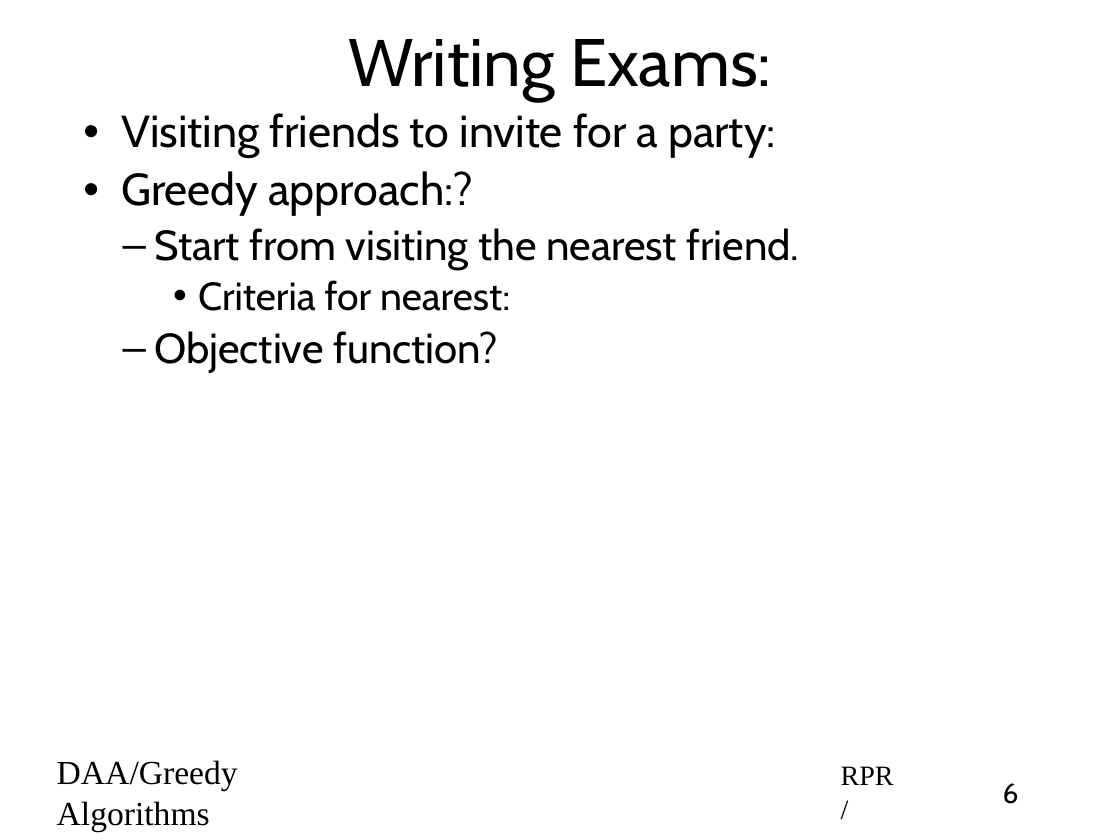
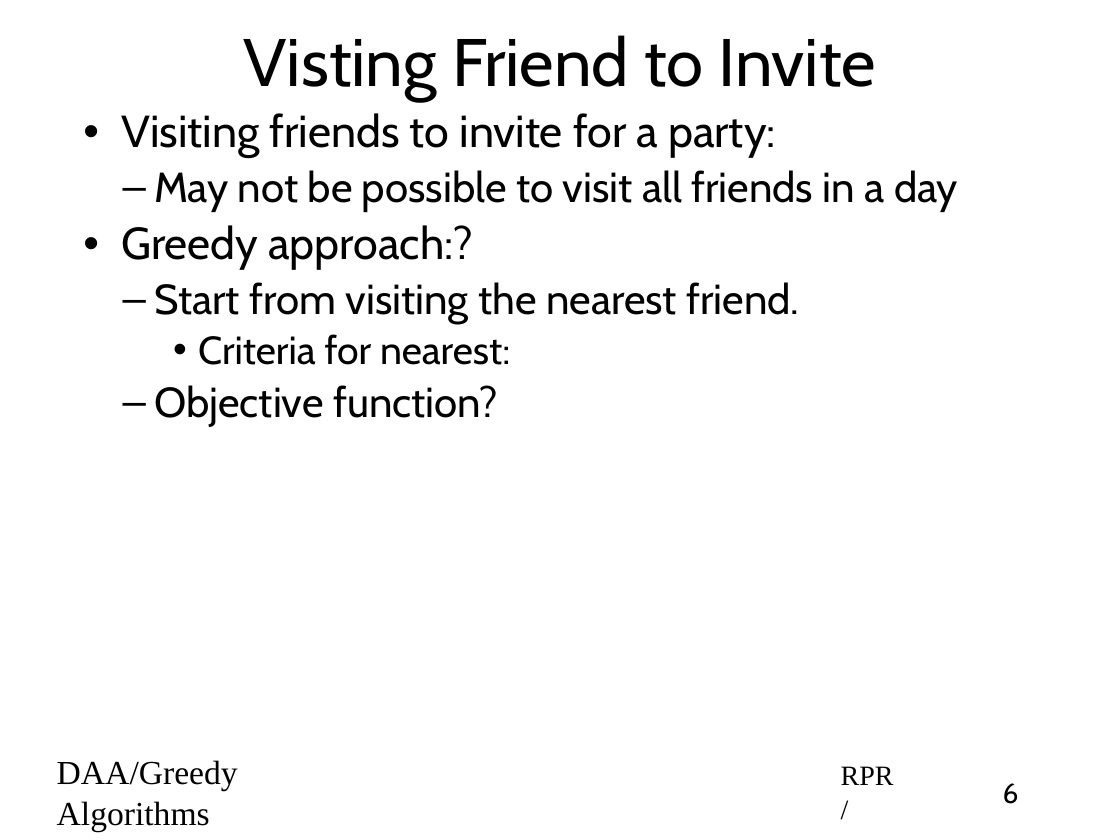
Before and after one commit to rprustagi/2019-17CS43-DAA, a slide deck: slide 6 of Slides-RPR/2019-H1-DAA-L21-Greedy-Algo-overview.pptx. Drawn at 1120x840 pixels with LibreOffice and Linux fonts; fonts in the diff are those of the drawing. Boxes give left, top, right and bottom in pixels: in the first picture for what was removed or moved away, otherwise in the second. Text is boxed around its words. In the diff, an @@ line names an element or a change of style, - is before the commit and + after.

```diff
--- a/Slides-RPR/2019-H1-DAA-L21-Greedy-Algo-overview.pptx
+++ b/Slides-RPR/2019-H1-DAA-L21-Greedy-Algo-overview.pptx
@@ title at [244, 35, 876, 101]: text changed @@
-Writing Exams:
+Visting Friend to Invite
@@ text at [154, 170, 958, 212]: paragraph added @@
+  – May not be possible to visit all friends in a day
```
Also in this commit, not shown: 2 slides added, 11 other files.
